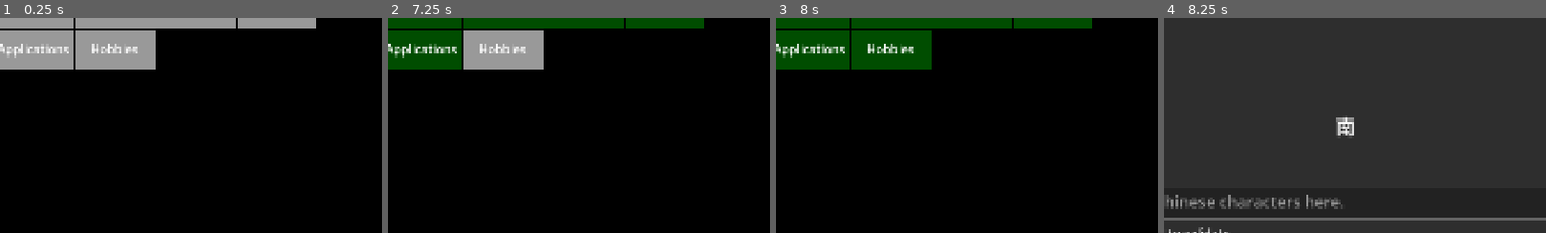
Above: before the commit, frames 1-4 (left to right).
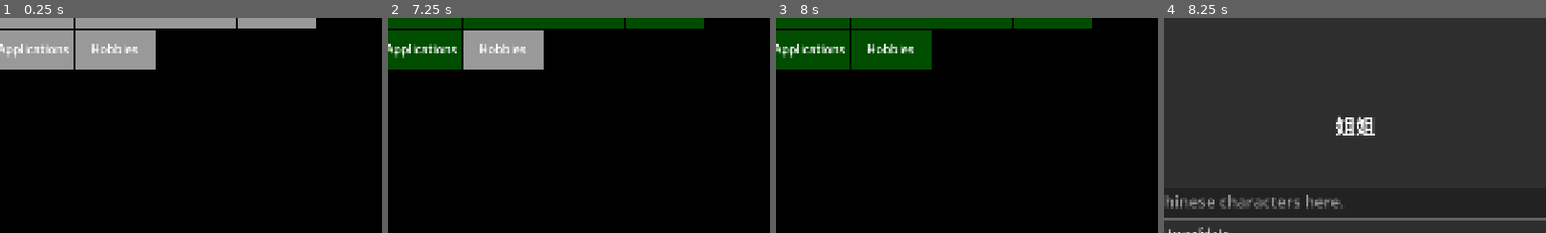
Above: after the commit, the same moments.

Repository: mathew-tran/chinese-learner
Game: Godot game, scene res://Scenes/Main.tscn
The game is run twice, just before and just after one commit, with the same random seed, the same clock (stepped at 60 frames per second) and the same inputs.
Inputs (mouse positions are % of the whole screen's width and height, from its top left):
- Up to frame 1 (0.25 s): no input
- Up to frame 2 (7.25 s): click (49, 57) at 0.52 s; type "Alex" at 0.6 s; click "Resource" at 1.25 s; click "Ordering" at 2 s; click "Relations" at 2.75 s; click "Feelings" at 3.5 s; click "General" at 4.25 s; click "Food" at 5 s; click "Directions" at 5.75 s; click "Applications" at 6.5 s
- Up to frame 3 (8 s): click "Hobbies" at 7.25 s
- Up to frame 4 (8.25 s): click "START" at 8 s
The pictures show only the part of the screen within x 12-62%, y 14-64%; the shares and areas given below are measured in that part.

Frames 1-3 are identical in both runs. In frame 4, 0.6% of the frame differs, in the area x 45-56%, y 45-55%.
Error in both runs: Invalid access of index '0' on a base object of type: 'PackedStringArray'. (res://Scripts/Autoloads/Helper.gd:10)

Commit message:
added a voice to give words of encouragement

Diff:
--- /dev/null
+++ b/Content/Topics/Food/Sentence_Food_MustardGreens.tres
@@ -0,0 +1,10 @@
+[gd_resource type="Resource" script_class="SentenceData" load_steps=2 format=3 uid="uid://q03t8x6thn3u"]
+
+[ext_resource type="Script" uid="uid://clouyvwi1n3sy" path="res://DataTypes/SentenceData.gd" id="1_w2elu"]
+
+[resource]
+script = ExtResource("1_w2elu")
+Sentence = "芥菜"
+TranslatedSentence = "Mustard Greens"
+Pinyin = "Jiècài"
+metadata/_custom_type_script = "uid://clouyvwi1n3sy"
--- /dev/null
+++ b/Content/Topics/Food/Sentence_Food_Pineapple.tres
@@ -0,0 +1,10 @@
+[gd_resource type="Resource" script_class="SentenceData" load_steps=2 format=3 uid="uid://d6b6elycjnb"]
+
+[ext_resource type="Script" uid="uid://clouyvwi1n3sy" path="res://DataTypes/SentenceData.gd" id="1_4uog5"]
+
+[resource]
+script = ExtResource("1_4uog5")
+Sentence = "菠萝"
+TranslatedSentence = "Pineapple"
+Pinyin = "Bōluó"
+metadata/_custom_type_script = "uid://clouyvwi1n3sy"
--- /dev/null
+++ b/Content/Topics/Food/Sentence_Food_Redbean.tres
@@ -0,0 +1,10 @@
+[gd_resource type="Resource" script_class="SentenceData" load_steps=2 format=3 uid="uid://7nkfptrcsiw0"]
+
+[ext_resource type="Script" uid="uid://clouyvwi1n3sy" path="res://DataTypes/SentenceData.gd" id="1_5a4hd"]
+
+[resource]
+script = ExtResource("1_5a4hd")
+Sentence = "红豆"
+TranslatedSentence = "Red Bean"
+Pinyin = "Hóngdòu"
+metadata/_custom_type_script = "uid://clouyvwi1n3sy"
--- /dev/null
+++ b/Content/Topics/Food/Sentence_Food_Saurkraut.tres
@@ -0,0 +1,10 @@
+[gd_resource type="Resource" script_class="SentenceData" load_steps=2 format=3 uid="uid://dsh8nvw1msrsl"]
+
+[ext_resource type="Script" uid="uid://clouyvwi1n3sy" path="res://DataTypes/SentenceData.gd" id="1_33vs7"]
+
+[resource]
+script = ExtResource("1_33vs7")
+Sentence = "酸菜"
+TranslatedSentence = "Sauerkraut"
+Pinyin = "Suāncài"
+metadata/_custom_type_script = "uid://clouyvwi1n3sy"
--- a/Scripts/Game.gd
+++ b/Scripts/Game.gd
@@ -14,6 +14,28 @@
 var Results = []
 var CurrentResult : ResultData
 
+enum STATE {
+	SELECT_TEST,
+	DOING_TEST,
+	RESULTS
+}
+
+var CurrentState = STATE.SELECT_TEST
+
+func ChangeState(newState):
+	CurrentState = newState
+	$Panel.visible = false
+	$Selection.visible = false
+	$ResultsScreen.visible = false
+
+	if CurrentState == STATE.SELECT_TEST:
+		$Selection.visible = true
+		Helper.SayTranslatedSentence("Choose a category")
+	if CurrentState == STATE.DOING_TEST:
+		$Panel.visible = true
+	if CurrentState == STATE.RESULTS:
+		$ResultsScreen.Show(Results)
+
 
 func ChooseNextSentence():
 	if CurrentResult:
@@ -24,7 +46,7 @@
 		print("You have won")
 		for x in Results:
 			x.PrintResult()
-		$ResultsScreen.Show(Results)
+		ChangeState(STATE.RESULTS)
 		return
 
 	Sentence = load(AllSentences[Index])
@@ -49,9 +71,10 @@
 	ShowPinyin()
 
 func _input(event: InputEvent) -> void:
+	if CurrentState != STATE.DOING_TEST:
+		return
 	if event.is_action_pressed("F1"):
 		Helper.SaySentence(Sentence.Sentence)
-		TargetText.SaySentence()
 		FailAttempt()
 	if event.is_action_pressed("F2"):
 		CurrentResult.Skipped += 1
@@ -100,13 +123,13 @@
 	for x in AllSentences:
 		print(x)
 	AllSentences.shuffle()
-	var maxAmount = 10
+	var maxAmount = 15
 	maxAmount = clamp(len(AllSentences), len(AllSentences), maxAmount)
 	while len(AllSentences) > maxAmount:
 		AllSentences.remove_at(0)
 	ChooseNextSentence()
+	ChangeState(STATE.DOING_TEST)
 
 
 func _on_results_screen_on_continue_button_pressed() -> void:
-	$ResultsScreen.visible = false
-	$Selection.visible = true
+	ChangeState(STATE.SELECT_TEST)
--- a/Scripts/ResultsScreen.gd
+++ b/Scripts/ResultsScreen.gd
@@ -5,6 +5,28 @@
 
 signal OnContinueButtonPressed
 
+var FWords = [
+	"Try again next time",
+	"Wow"
+	]
+var DWords = [
+	"Not bad",
+	"Better luck next time"
+]
+var CWords = [
+	"Decent, but you can do better",
+	"Try a couple more times"
+]
+var BWords = [
+	"Great work!",
+	"Proud of you!",
+	"Great Try"
+]
+var AWords = [
+	"Excellent",
+	"Awesome",
+	"Amazing"
+]
 func Show(results):
 	var correct = 0
 	var incorrect = 0
@@ -32,6 +54,7 @@
 		instance.OnButtonPressed.connect(OnButtonPressed)
 	var percent = float(correct) / float(len(results))
 	var grade = GetGrade(percent)
+	SaySomethingBasedOnGrade(grade)
 	grade += "  (" + str(snapped((percent * 100), .01)) + "%)"
 
 	$VBoxContainer/Correct.Show("Correct", correct)
@@ -40,6 +63,24 @@
 	$VBoxContainer/Total.Show("Total", total)
 	$VBoxContainer/Grade.Show("Grade", grade)
 	visible = true
+
+func SaySomethingBasedOnGrade(grade):
+	var text = "You got a " + grade + ". "
+
+	if grade == "F":
+		text = "You got an " + grade + ". "
+		text += FWords.pick_random()
+
+	if grade == "D":
+		text += DWords.pick_random()
+	if grade == "C":
+		text += CWords.pick_random()
+	if grade == "B":
+		text += BWords.pick_random()
+	if grade == "A":
+		text = "You got an " + grade + ". "
+		text += AWords.pick_random()
+	Helper.SayTranslatedSentence(text)
 
 func GetGrade(percent):
 	percent *= 100
